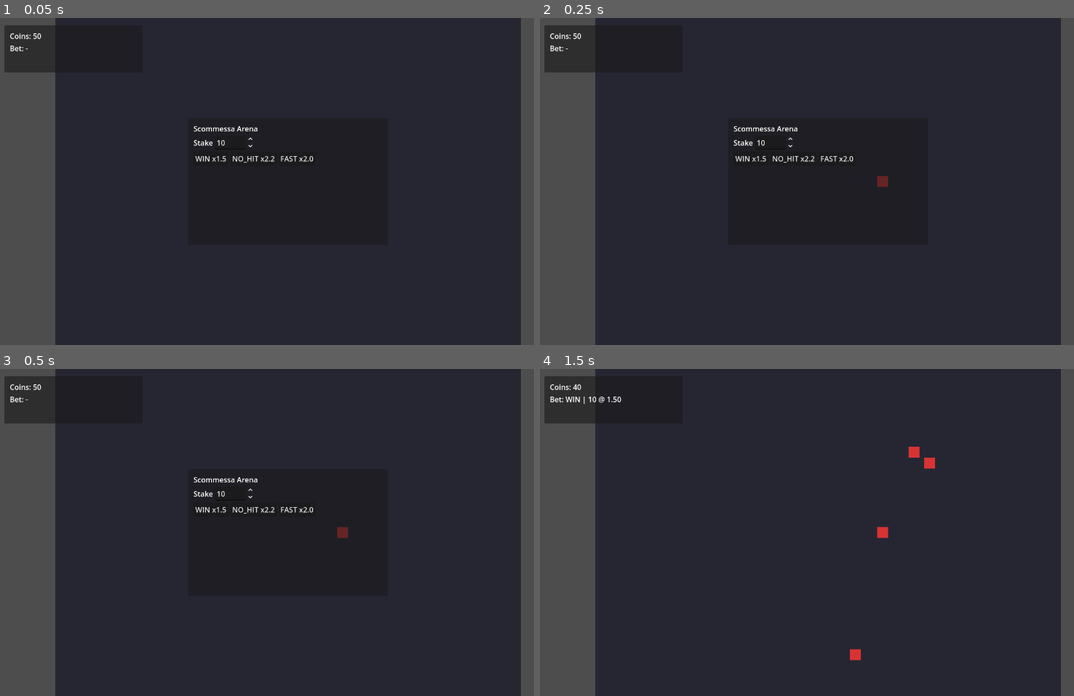
Above: before the commit, frames 1-4 (two rows, left to right).
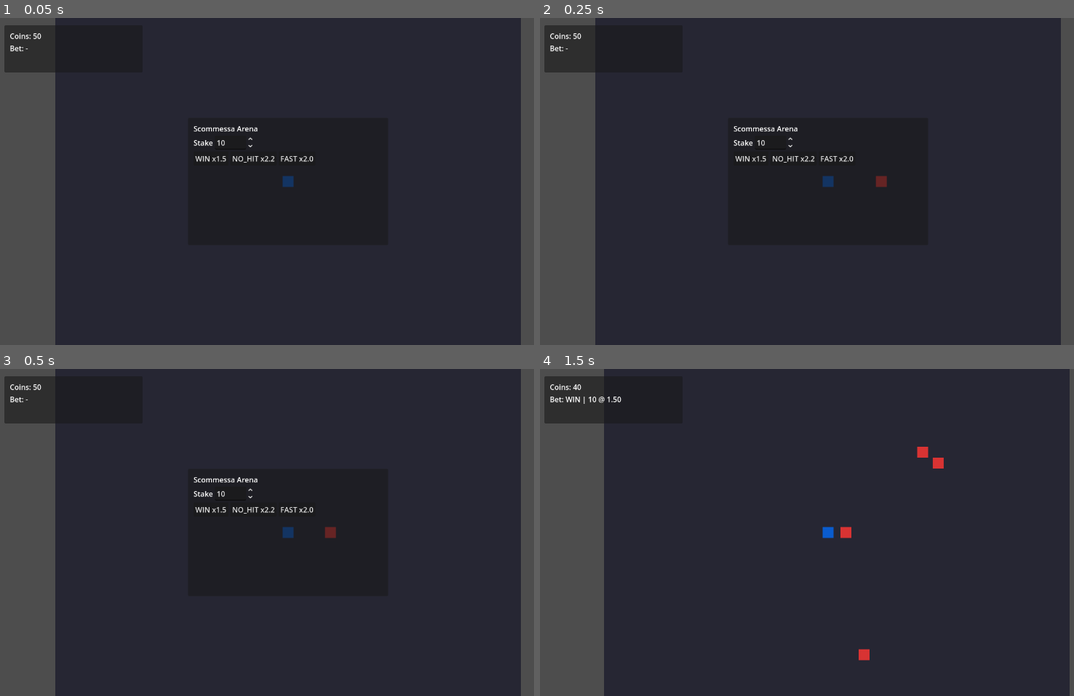
Above: after the commit, the same moments.

Repository: Faratas410/Gallicus-2.0
Game: Godot game, scene res://scenes/Main.tscn
Same seed, same stepped clock (60 frames per second), same inputs: the game is played once before the commit and once after it.
Inputs:
- Up to frame 1 (0.05 s): no input
- Up to frame 2 (0.25 s): no input
- Up to frame 3 (0.5 s): no input
- Up to frame 4 (1.5 s): click "WIN x1.5" at 0.5 s; tap Enter at 1.25 s

The runs differ from the first frame. In frame 1, less than 0.1% of the frame differs, in the area x 52-56%, y 48-52%; in frame 2, less than 0.1%; in frame 3, 0.2%; in frame 4, 3.6%, in the area x 10-100%, y 0-100%.
Error before the commit: Parse Error: Identifier "Constants" not declared in the current scope. (res://scripts/entities/player.gd:108)

Commit message:
Fix player movement speed constant

Diff:
--- a/scripts/entities/player.gd
+++ b/scripts/entities/player.gd
@@ -105,7 +105,7 @@
 		return
 
 	if _state == PlayerState.IDLE or _state == PlayerState.MOVE:
-		velocity = input_dir * Constants.PLAYER_SPEED
+		velocity = input_dir * GameConstants.PLAYER_MOVE_SPEED
 		move_and_slide()
 		_state = PlayerState.MOVE if input_dir != Vector2.ZERO else PlayerState.IDLE
 		return
